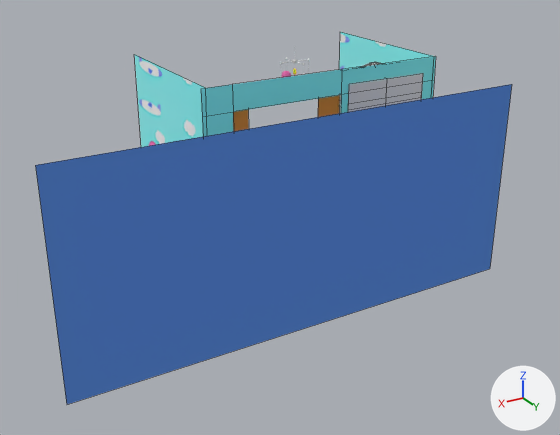
The Blender file 03-Scenes/tg-Scene1-Window.blend: old version first, new version second.
Before and after are seen from a 50 mm camera at (80.6, 120.2, 54.3) aimed at (19.0, 17.5, 3.0). Every picture has the same lights, and +X, +Y and +Z are marked at lower right. Mesh edges are drawn as thin lines on the coarser meshes.

Names of what the first picture shows: 'Himmel', 'Regal', 'Wand1', 'Wand2', 'Wand3'.
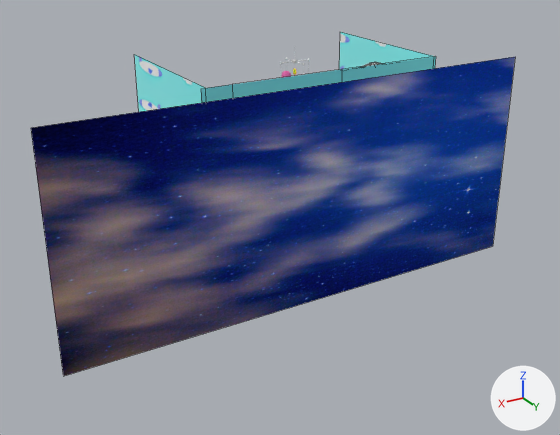
Pixel boxes [x1, y1, x2, y2] of what changed, in the pictures (560 x 435 px):
```json
{"object": "Himmel", "change": "surface changed, moved", "before": [35, 84, 512, 404], "after": [31, 57, 515, 376]}
{"object": "Regal", "change": "unchanged, covered by the edit", "before": [339, 62, 423, 113], "after": [361, 62, 382, 67]}
```

Edits to the scene script, one JSON object a line:
```json
{"op": "add", "block": "img_nightsky2_jpg", "code": ["img_nightsky2_jpg = load_image('nightSky2.jpg', '../02-Textures/nightSky2.jpg', 1024, 683, 'sRGB')"]}
{"op": "remove", "block": "mat_material_002", "code": "mat_material_002.base_color = (0.114, 0.286, 0.8)  # blue #5f92e7"}
{"op": "add", "block": "mat_material_002", "code": "mat_material_002.texture = img_nightsky2_jpg"}
{"block": "me_plane_007", "where": "me_plane_007.from_pydata(...)  # 4 vertices, 1 face; spans x -1.0..1.0, y -1.0..1.0, z 0.0"}
{"block": "me_plane_007", "where": "# used by ob_himmel; location = (24.7, 35.8, 9.3); rotation_euler = (1.571, 0.0, 0.0), in degrees (90, 0, 0); scale = (-37.1, -16.2, -16.2)"}
{"block": "me_plane_007", "change": "me_plane_007 part 1: texture (UV) coordinates changed"}
{"op": "set", "path": "ob_himmel.location", "old": "(24.7, 35.8, 9.3)", "new": "(24.7, 35.8, 13.6)"}
```
